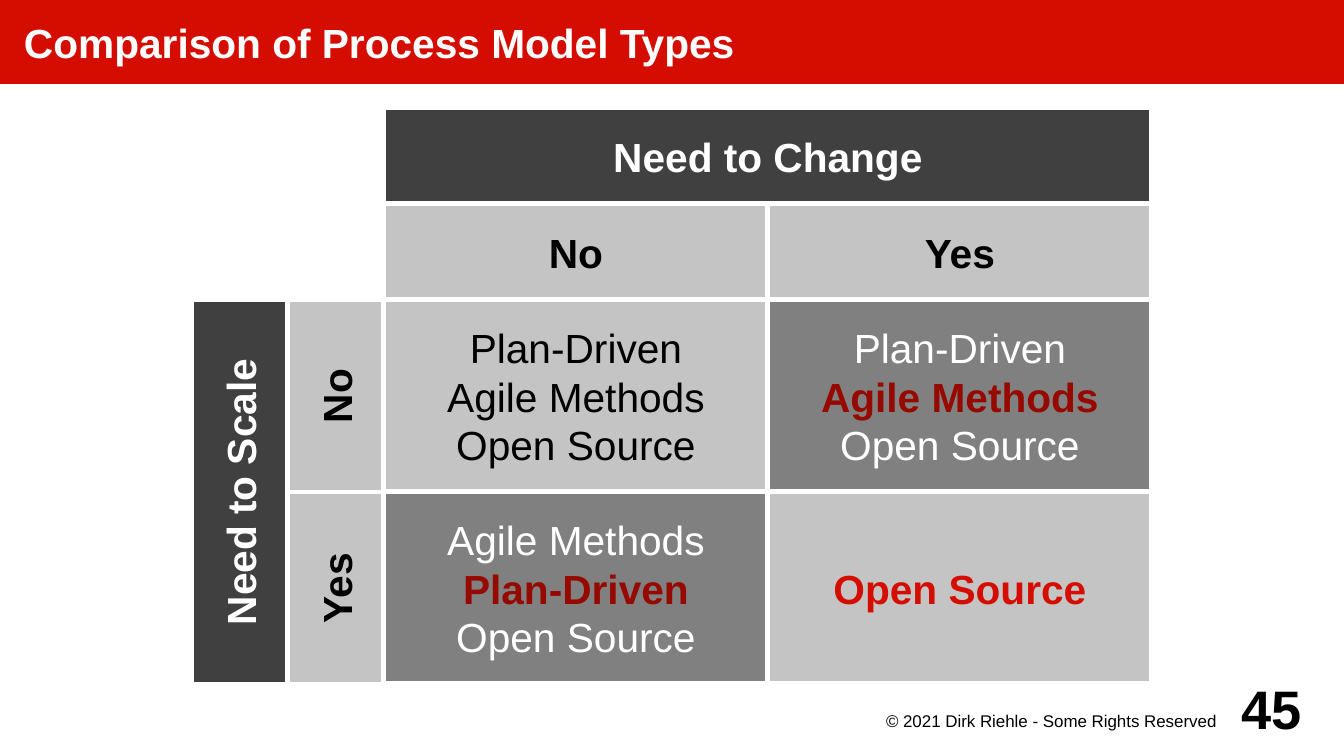
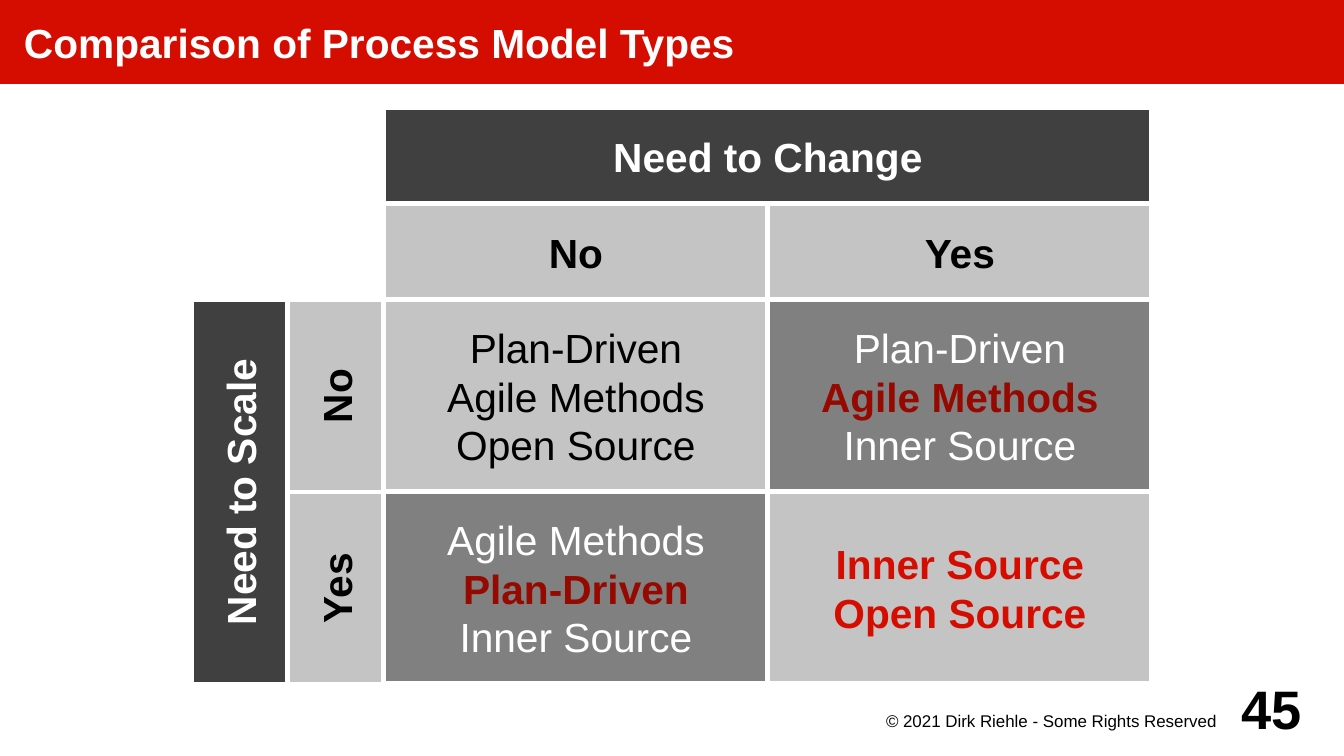
Before and after one commit to dirkriehle/amos-course, a slide deck: slide 45 of Lecture slides/AMOS C02 - Three Process Models.odp. Drawn at 1344x756 pixels with LibreOffice and Linux fonts; fonts in the diff are those of the drawing. Boxes give left, top, right and bottom in pixels: in the first picture for what was removed or moved away, otherwise in the second. Text is boxed around its words. In the diff, an @@ line names an element or a change of style, - is before the commit and + after.

```diff
--- a/Lecture slides/AMOS C02 - Three Process Models.odp
+++ b/Lecture slides/AMOS C02 - Three Process Models.odp
@@ text in rectangle at (x1=844, y1=431, x2=1076, y2=461): text changed @@
-Open Source
+Inner Source
@@ text in rectangle at (x1=836, y1=550, x2=1084, y2=580): paragraph added @@
+Inner Source
@@ text in rectangle at (x1=460, y1=623, x2=692, y2=653): text changed @@
-Open Source
+Inner Source
```
Also in this commit, not shown: 1 other slide changed, 7 other files.
